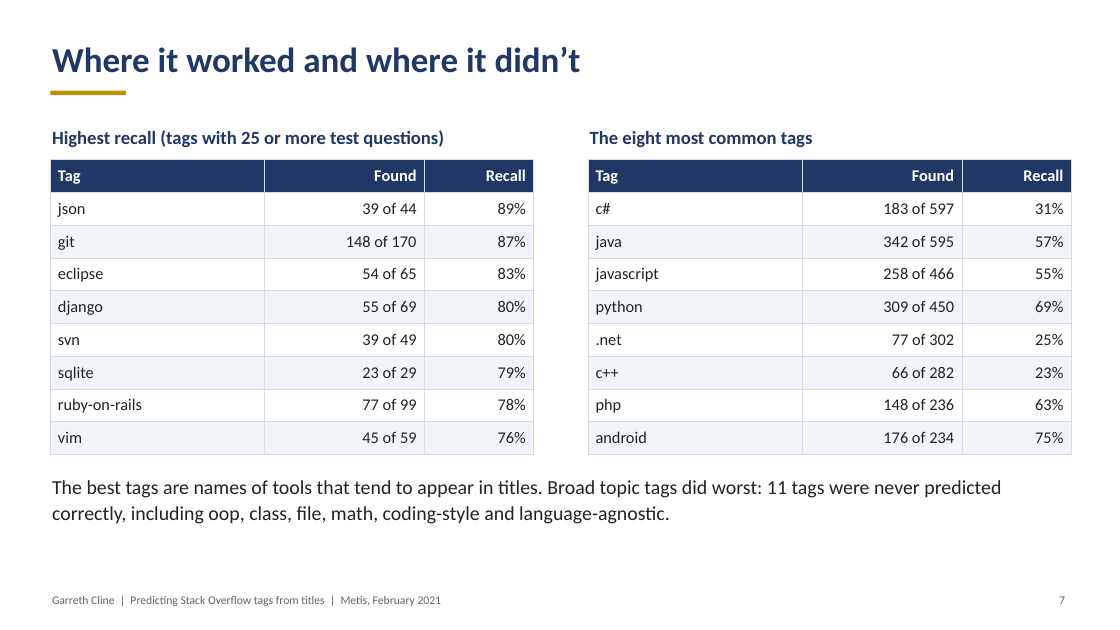
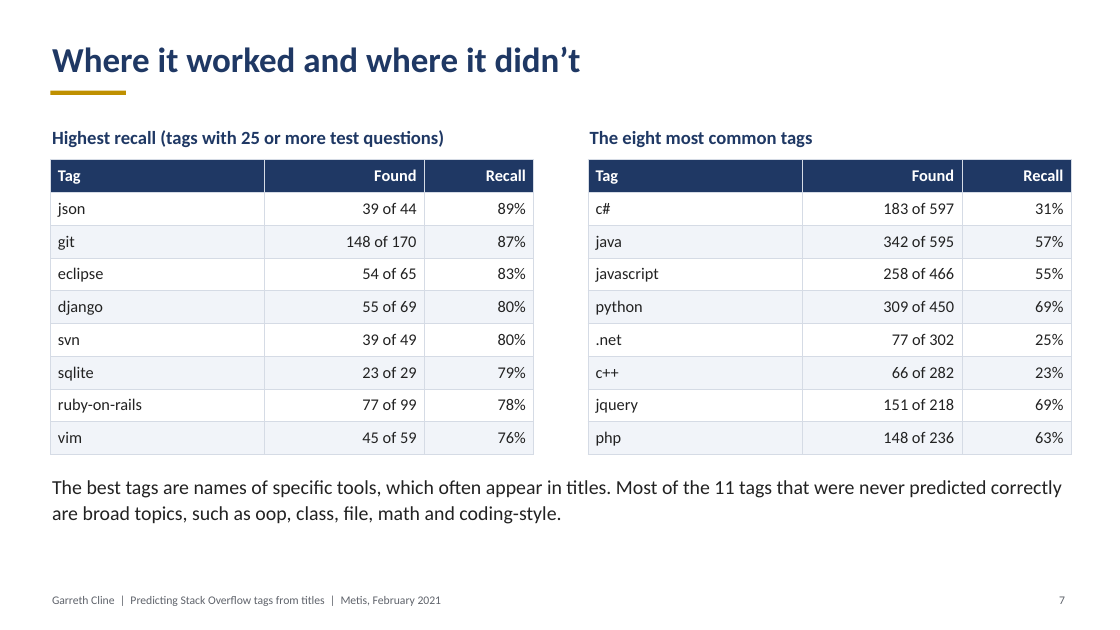
Before and after one commit to garrethcline/Predicting-Tags-from-StackOverflow-Using-Title-Data-, a slide deck: slide 7 of Project 3 Presentation.pptx. Drawn at 1120x630 pixels with LibreOffice and Linux fonts; fonts in the diff are those of the drawing. Boxes give left, top, right and bottom in pixels: in the first picture for what was removed or moved away, otherwise in the second. Text is boxed around its words. In the diff, an @@ line names an element or a change of style, - is before the commit and + after.

```diff
--- a/Project 3 Presentation.pptx
+++ b/Project 3 Presentation.pptx
@@ table at [588, 160, 1071, 455] @@
+row 8: jquery | 151 of 218 | 69%
-row 9: android | 176 of 234 | 75%
@@ text at [52, 480, 1062, 524]: text changed @@
-The best tags are names of tools that tend to appear in titles. Broad topic tags did worst: 11 tags were never predicted correctly, including oop, class, file, math, coding-style and language-agnostic.
+The best tags are names of specific tools, which often appear in titles. Most of the 11 tags that were never predicted correctly are broad topics, such as oop, class, file, math and coding-style.
```
Also in this commit, not shown: 6 other slides changed, 2 other files.
